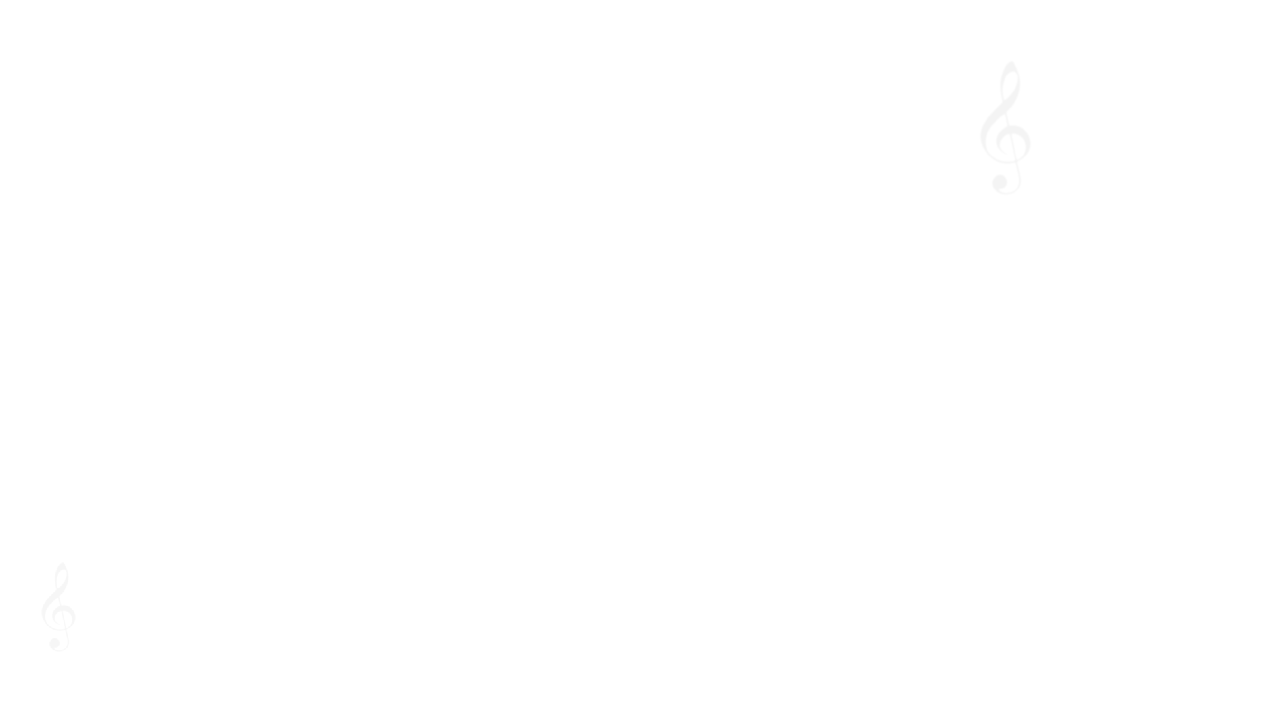
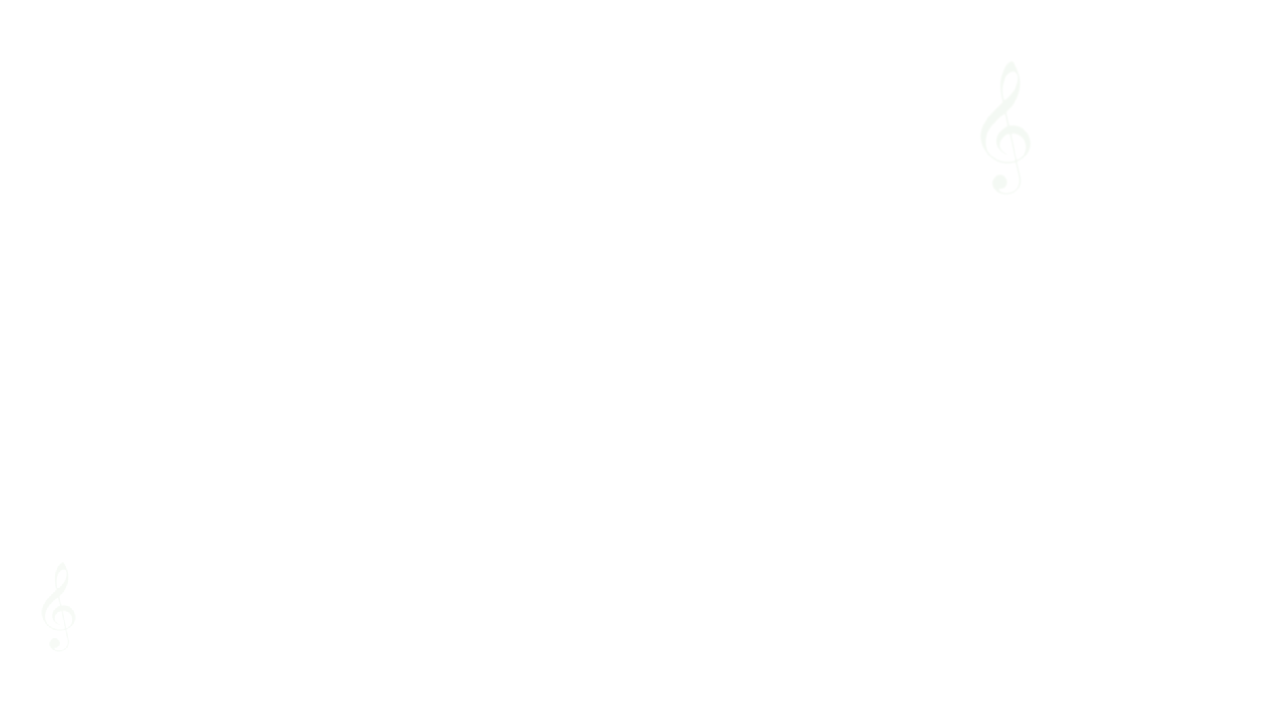
Layer changes from the first 1280 x 720 image to the second:
showed "Layer 1", opacity 88% → 49%, moved it above "Layer 2 copy", painted on it over box(42, 61, 1031, 651)
"Layer 2 copy": opacity 19% → 100%, painted on it over box(42, 61, 1031, 651)
removed layer "Layer 2" (was 21%) over box(980, 61, 1031, 194)